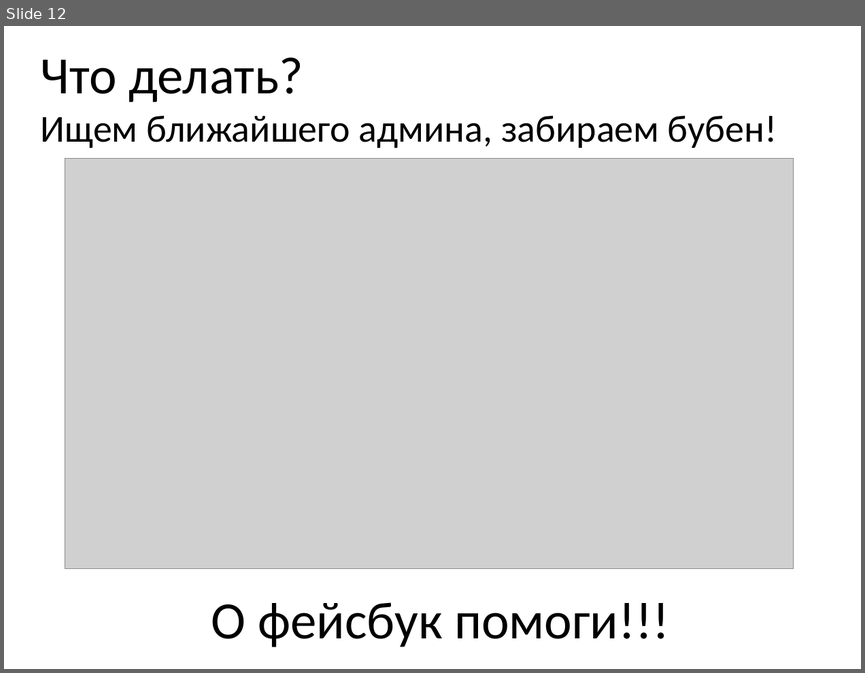
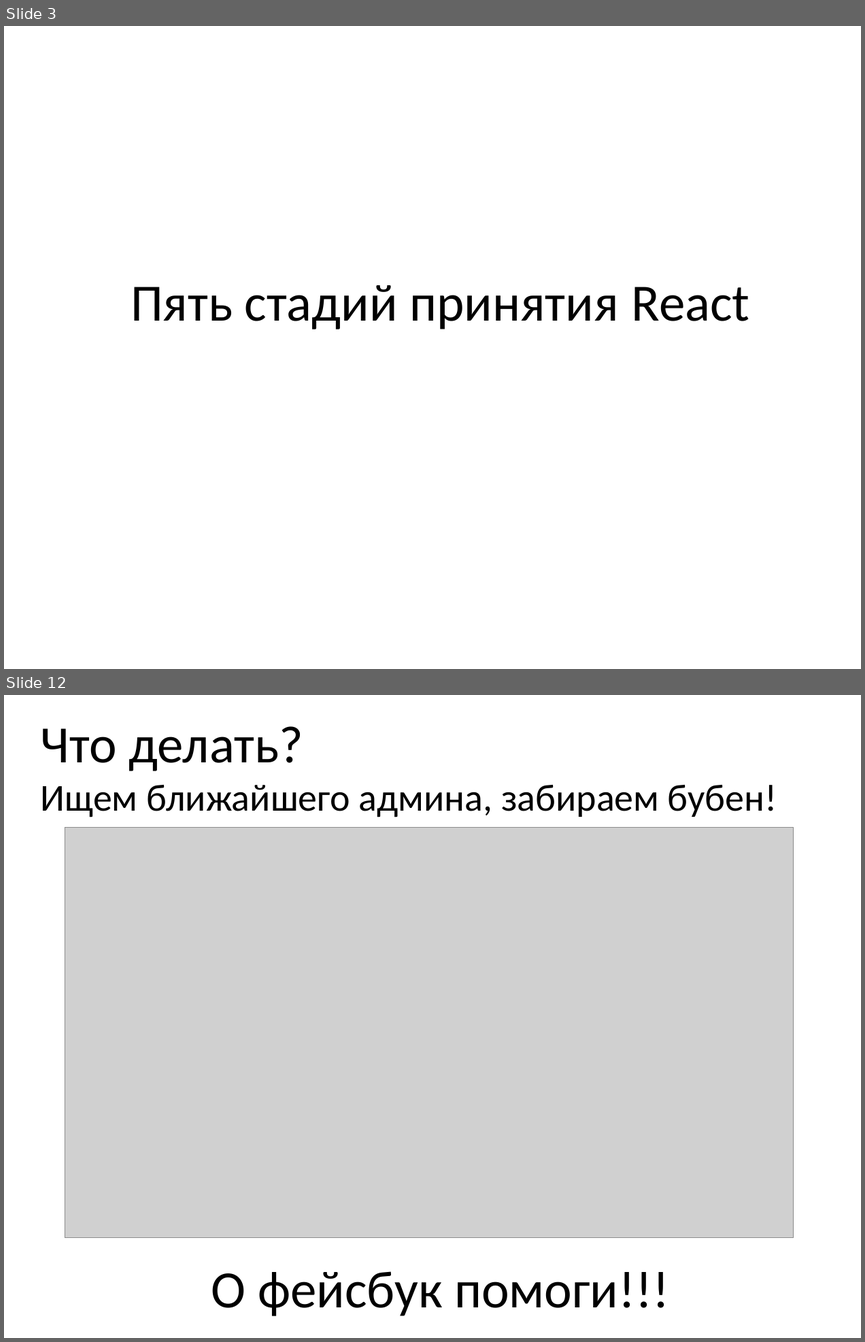
Before and after one commit to nickolaysm/flux_its_easy, a slide deck: pptx/Flux.pptx. Shown one above the other, each under a label of ours: slide 12 before the commit, slides 3 and 12 after it; the slides between them are not shown. The pictures are 865x673 and 865x1342 pixels, drawn with LibreOffice and Linux fonts; fonts in the diff are those of the drawing; grey boxes stand for pictures. Boxes give left, top, right and bottom in pixels: in the first picture for what was removed or moved away, otherwise in the second. Text is boxed around its words. In the diff, an @@ line names an element or a change of style, - is before the commit and + after.

```diff
--- a/pptx/Flux.pptx
+++ b/pptx/Flux.pptx
@@ slide 3 added at bbox=[4, 26, 861, 669], background #FFFFFF @@
@@ title added at bbox=[130, 285, 750, 329], 44 pt, text #000000 @@
+Пять стадий принятия React
```
Also in this commit, not shown: 18 slides changed, 3 other slides added, 1 slide removed.
